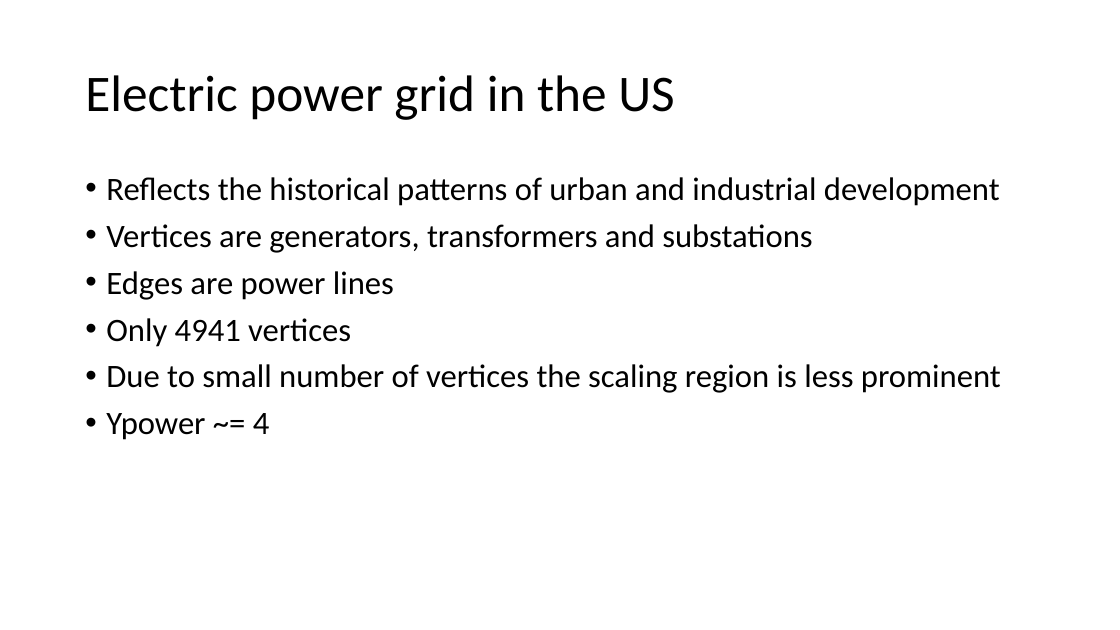
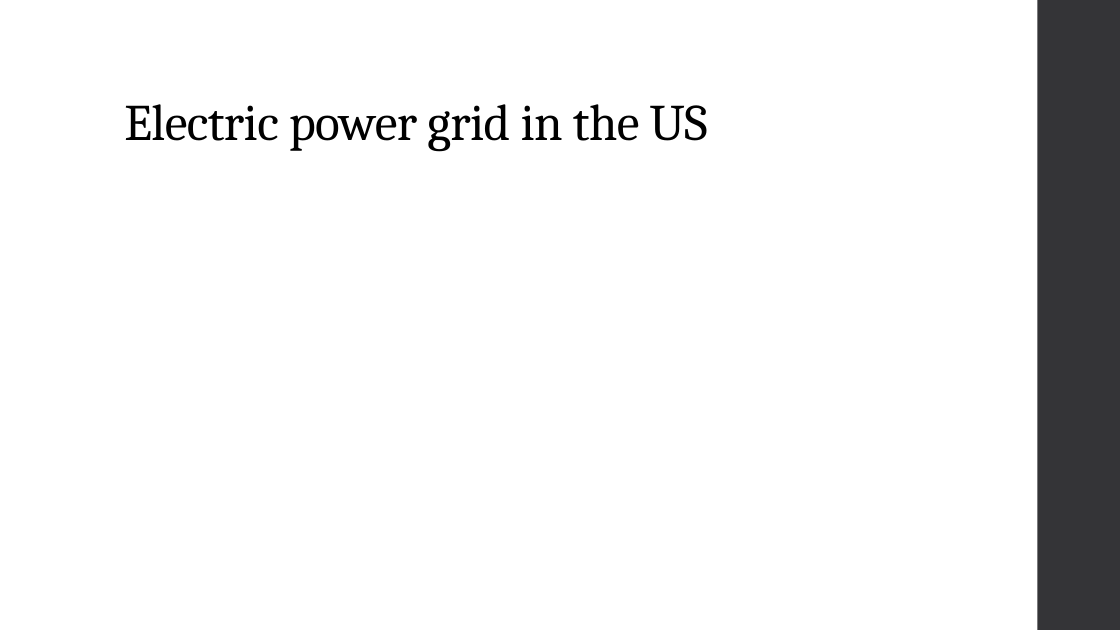
Before and after one commit to JefreyHildebrandt/UCF-Schoolwork, a slide deck: slide 9 of CAP6675 - Complex Adaptive Systems/EmergenceOfScalingPresentation/PresentationDraft2.pptx. Drawn at 1120x630 pixels with LibreOffice and Linux fonts; fonts in the diff are those of the drawing; grey boxes stand for pictures. Boxes give left, top, right and bottom in pixels: in the first picture for what was removed or moved away, otherwise in the second. Text is boxed around its words. In the diff, an @@ line names an element or a change of style, - is before the commit and + after.

```diff
--- a/CAP6675 - Complex Adaptive Systems/EmergenceOfScalingPresentation/PresentationDraft2.pptx
+++ b/CAP6675 - Complex Adaptive Systems/EmergenceOfScalingPresentation/PresentationDraft2.pptx
@@ rectangle added at [1038,0,1120,630], fill #353537 @@
@@ title "Electric power grid in the ...": place and size @@
-title "Electric power grid in the ..." at [85,75,674,120]
+title "Electric power grid in the ..." at [124,104,708,151]
@@ title "Electric power grid in the ..." at [124,104,708,151]: font Calibri to Cambria, letter spacing 0 to -0.5 pt; vertical alignment middle to bottom @@
@@ text removed at [106,177,1001,440] @@
-• Reflects the historical patterns of urban and industrial development
-• Vertices are generators, transformers and substations
-• Edges are power lines
-• Only 4941 vertices
-• Due to small number of vertices the scaling region is less prominent
-• Ypower ~= 4
```
Also in this commit, not shown: 16 other slides changed, 7 slides added, 5 slides removed, 4 other files.
